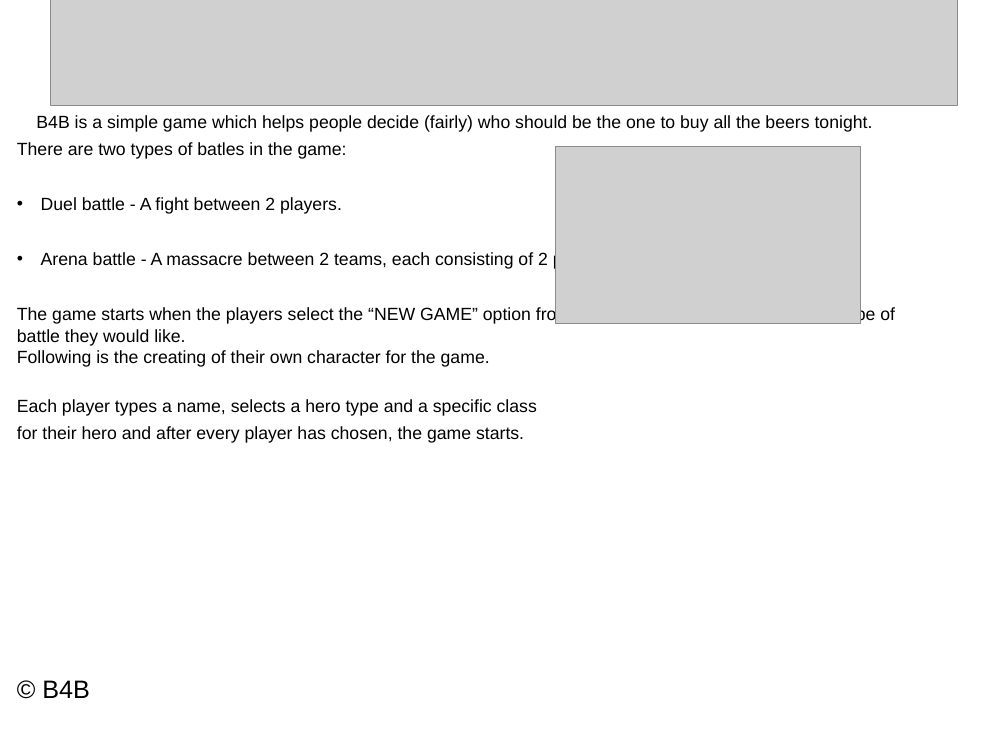
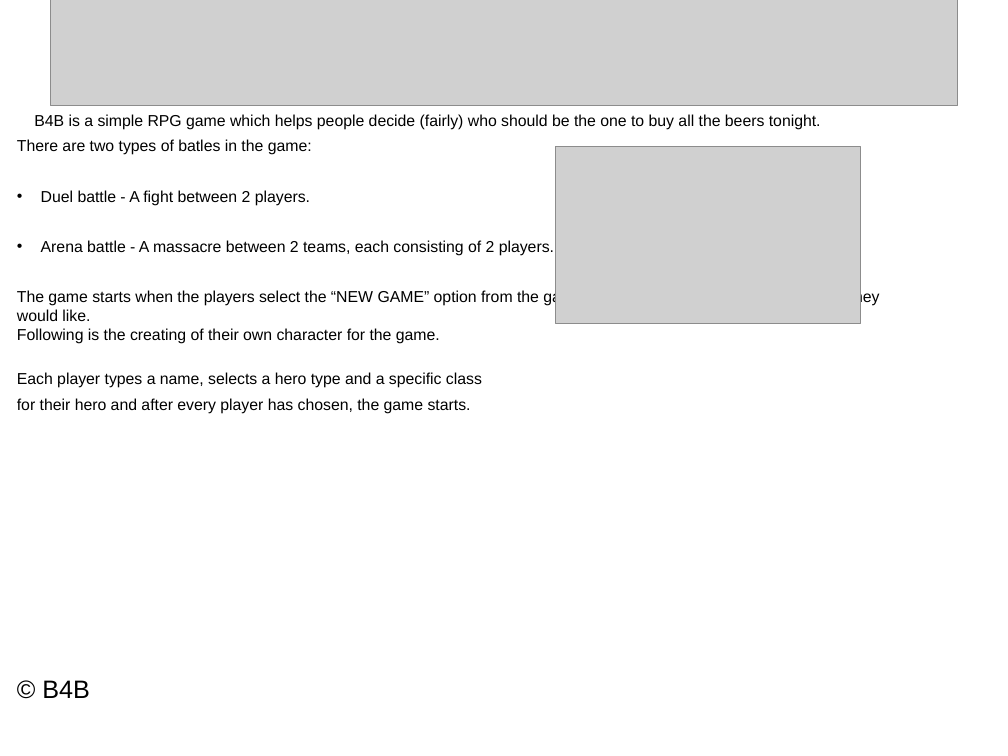
Before and after one commit to NavyPier/Battle4Beers2.0, a slide deck: slide 2 of B4B.ppt. Drawn at 1008x756 pixels with LibreOffice and Linux fonts; fonts in the diff are those of the drawing; grey boxes stand for pictures; background and template pictures are left out. Boxes give left, top, right and bottom in pixels: in the first picture for what was removed or moved away, otherwise in the second. Text is boxed around its words. In the diff, an @@ line names an element or a change of style, - is before the commit and + after.

```diff
--- a/B4B.ppt
+++ b/B4B.ppt
@@ text at [34, 114, 821, 130]: text changed; size 12.6 to 11.2 pt @@
-B4B is a simple game which helps people decide (fairly) who should be the one to buy all the beers tonight.
+B4B is a simple RPG game which helps people decide (fairly) who should be the one to buy all the beers tonight.
@@ text at [17, 139, 880, 414]: size 12.6 to 11.2 pt in "There are two types of batles in ...", "Duel battle - A fight between 2 ...", "Arena battle - A massacre between 2 ...", "The game starts when the players select ..." and 2 more places @@
```
Also in this commit, not shown: 7 other files.
